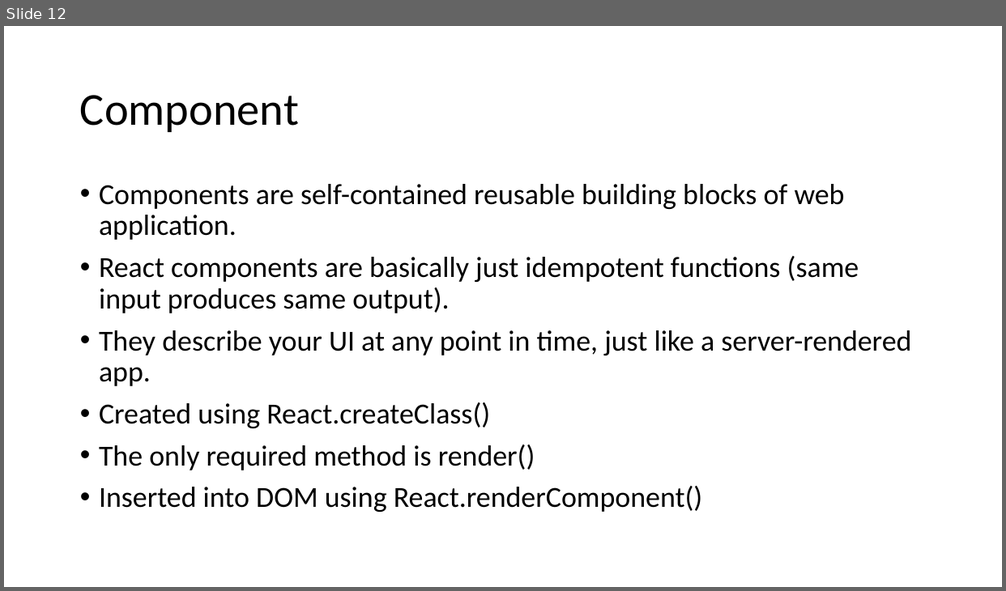
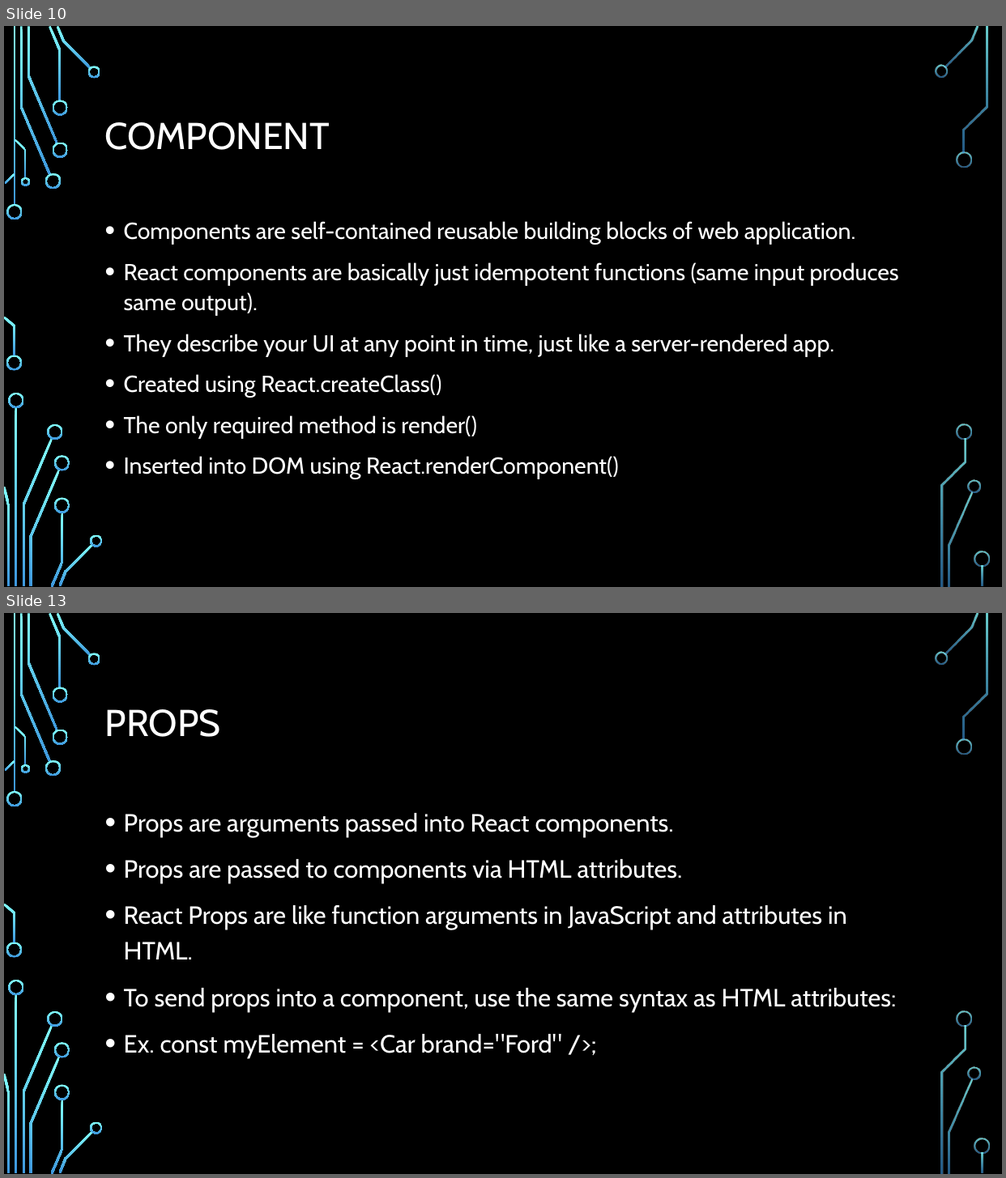
Before and after one commit to sonam-niit/IDFC-Training, a slide deck: Day4/Introduction to React.pptx. Shown one above the other, each under a label of ours: slide 12 before the commit, slides 10 and 13 after it; the slides between them are not shown. The pictures are 1006x591 and 1006x1178 pixels, drawn with LibreOffice and Linux fonts; fonts in the diff are those of the drawing; background and template pictures are left out. Boxes give left, top, right and bottom in pixels: in the first picture for what was removed or moved away, otherwise in the second. Text is boxed around its words. In the diff, an @@ line names an element or a change of style, - is before the commit and + after.

```diff
--- a/Day4/Introduction to React.pptx
+++ b/Day4/Introduction to React.pptx
@@ slide 13 added at box(4, 613, 1002, 1174), background picture (left out); not listed: 36 template elements that a slide beside it also shows @@
@@ title added at box(105, 709, 221, 737), 36 pt, text #FFFFFF @@
+PROPS
@@ text added at box(124, 813, 896, 1058), 24 pt, text #FFFFFF @@
+• Props are arguments passed into React components.
+• Props are passed to components via HTML attributes.
+• React Props are like function arguments in JavaScript and attributes in HTML.
+• To send props into a component, use the same syntax as HTML attributes:
+• Ex. const myElement = <Car brand="Ford" />;
@@ what was slide 12 is now slide 10 @@
@@ slide 10 changed as well @@
@@ background #FFFFFF to picture (left out) @@
@@ title at box(105, 122, 330, 150): text changed; size 44 to 36 pt; font Calibri to Cabin; text colour #000000 to #FFFFFF @@
-Component
+COMPONENT
@@ text "Components are self-contained reusable building ...": place and size @@
-text "Components are self-contained reusable building ..." at box(99, 184, 911, 512)
+text "Components are self-contained reusable building ..." at box(124, 221, 899, 480)
@@ text "Components are self-contained reusable building ..." at box(124, 221, 899, 480): size 28 to 22.2 pt, font Calibri to Cabin, text colour #000000 to #FFFFFF; line spacing 0.9 to 1.1 @@
@@ group added at box(4, 26, 990, 587): 33 freeform shapes, 3 rectangles @@
```
Also in this commit, not shown: 9 other slides changed, 10 other slides added, 2 slides removed, 1 other file.
